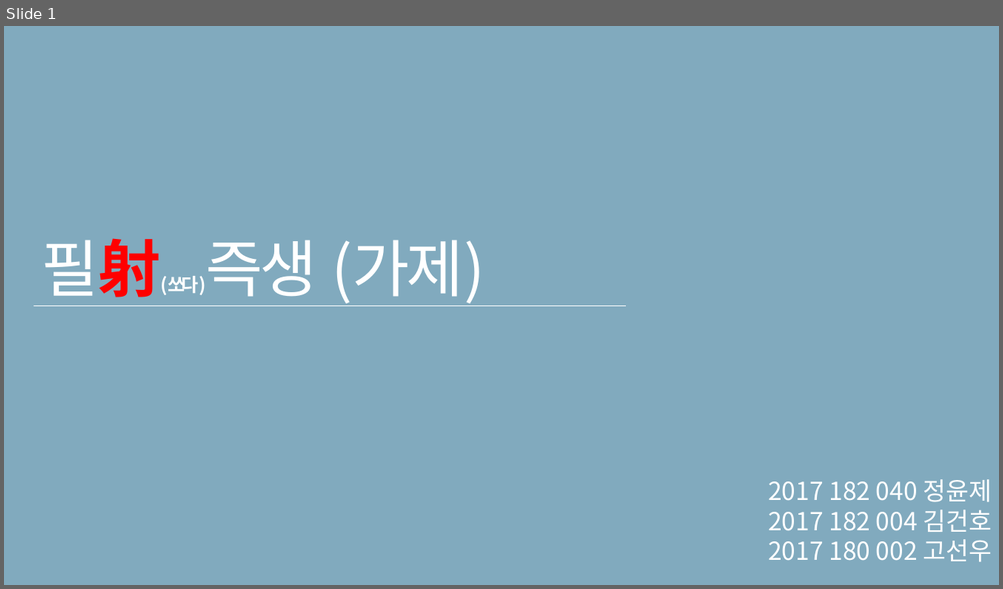
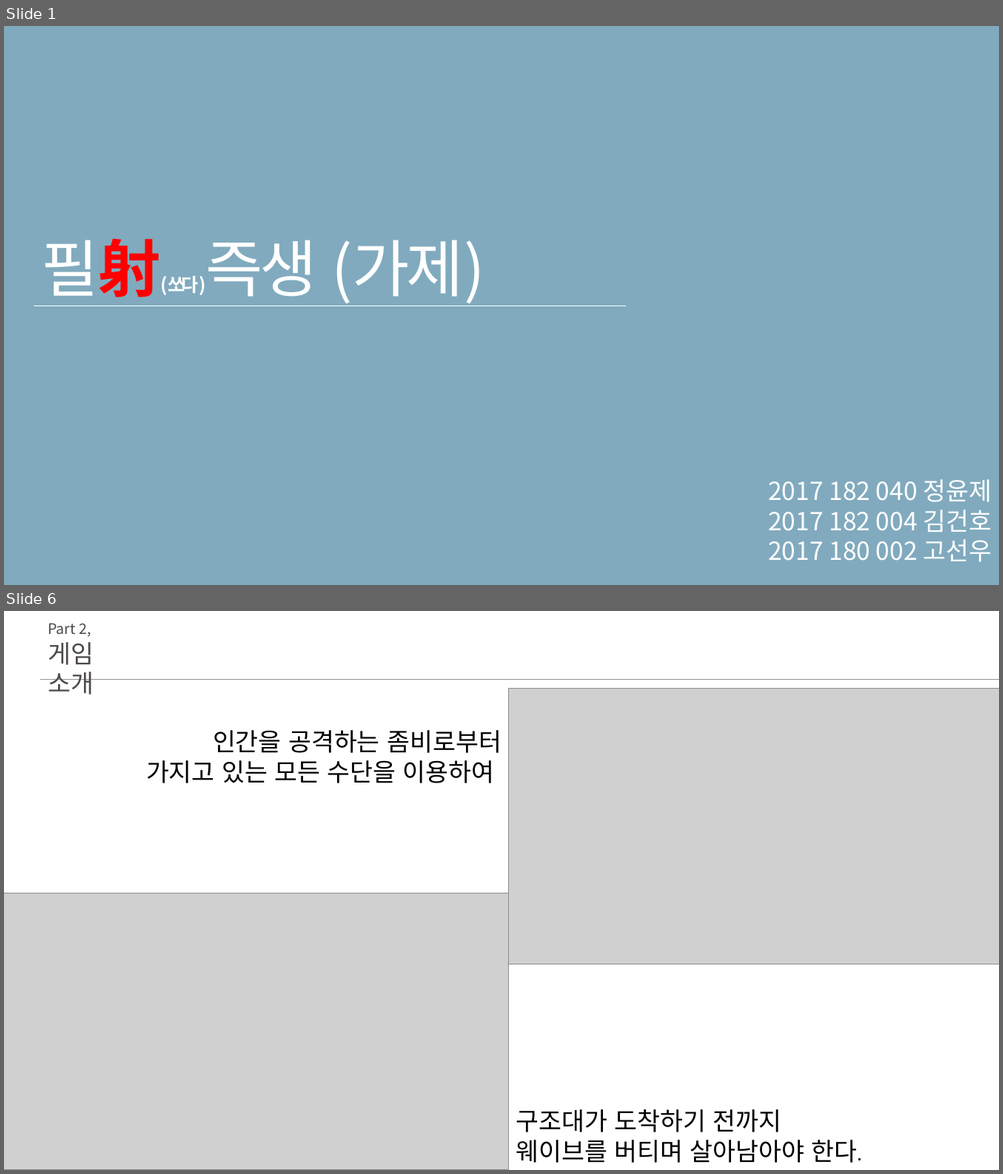
Before and after one commit to ghk01214/KPUFinalGame-deprecated-, a slide deck: docs/졸작 초안.pptx. Shown one above the other, each under a label of ours: slide 1 before the commit, slides 1 and 6 after it; the slides between them are not shown. The pictures are 1003x589 and 1003x1174 pixels, drawn with LibreOffice and Linux fonts; fonts in the diff are those of the drawing; grey boxes stand for pictures. Boxes give left, top, right and bottom in pixels: in the first picture for what was removed or moved away, otherwise in the second. Text is boxed around its words. In the diff, an @@ line names an element or a change of style, - is before the commit and + after.

```diff
--- a/docs/졸작 초안.pptx
+++ b/docs/졸작 초안.pptx
@@ slide 6 added at (x1=4, y1=611, x2=999, y2=1170), background #FFFFFF @@
@@ text added at (x1=48, y1=623, x2=91, y2=637), 14 pt, text #4D484A @@
+Part 2,
@@ text added at (x1=48, y1=642, x2=94, y2=695), 24 pt, text #4D484A @@
+게임 소개
@@ line added from (40, 679) to (999, 679), #989194 0.5 pt @@
@@ picture added at (x1=509, y1=689, x2=999, y2=965) @@
@@ text added at (x1=146, y1=730, x2=501, y2=783), 24 pt, text #000000 @@
+인간을 공격하는 좀비로부터
+가지고 있는 모든 수단을 이용하여
@@ picture added at (x1=4, y1=893, x2=509, y2=1170) @@
@@ text added at (x1=516, y1=1110, x2=857, y2=1163), 24 pt, text #000000 @@
+구조대가 도착하기 전까지
+웨이브를 버티며 살아남아야 한다.
```
Also in this commit, not shown: 7 slides changed, 5 other slides added, 4 slides removed.
